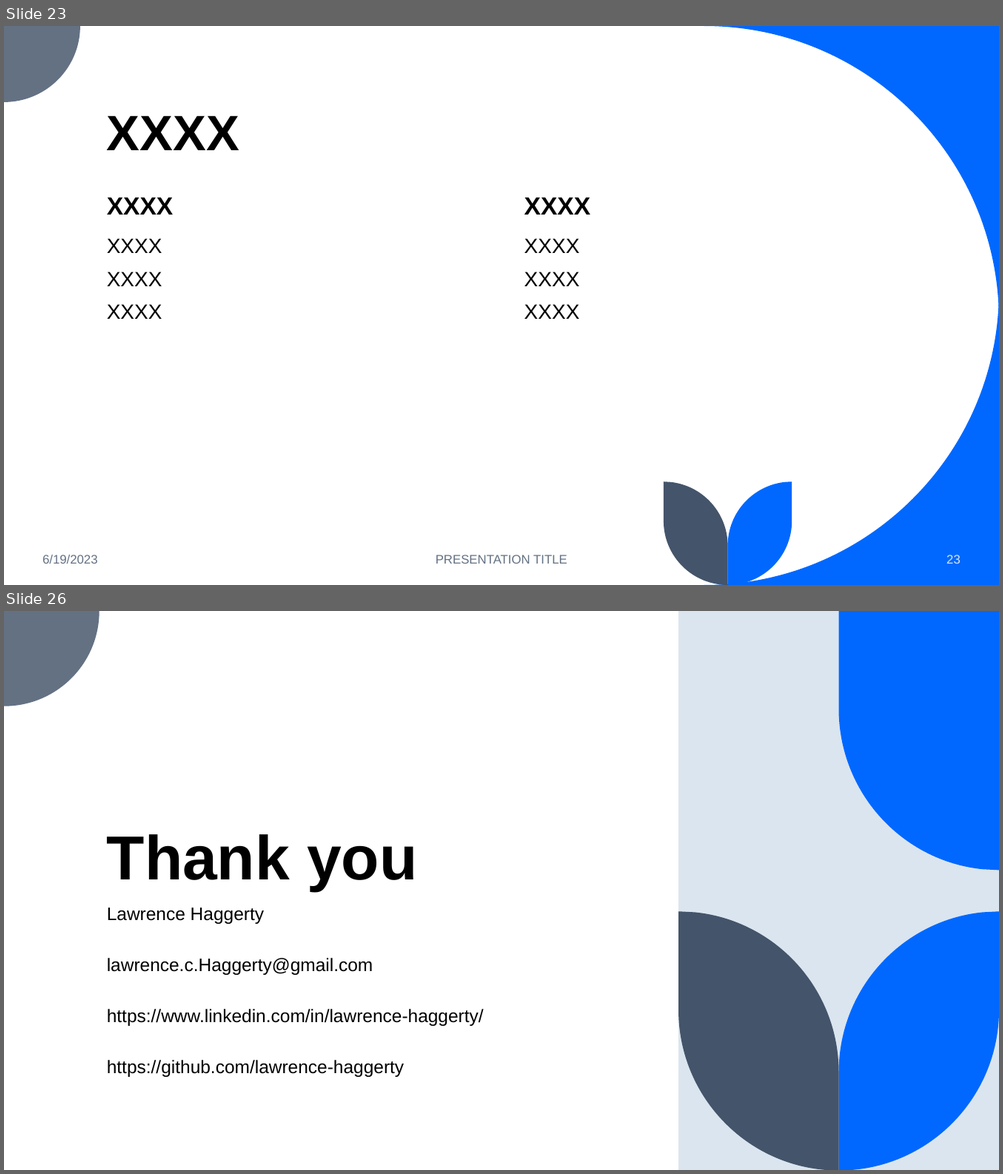
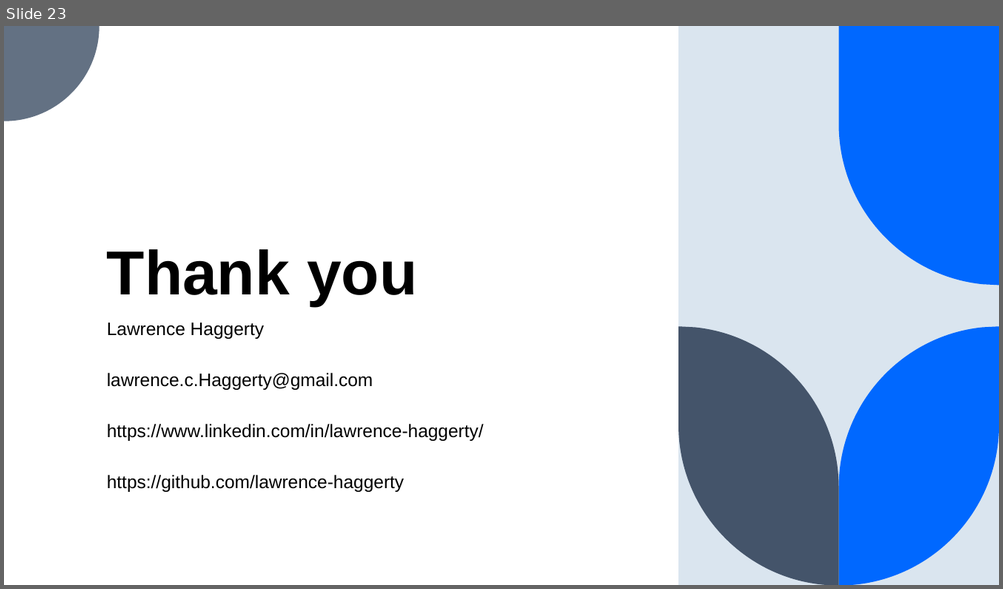
Before and after one commit to lawrence-haggerty/haggerty_energy_gdp_capstone, a slide deck: presentation/haggerty_energy_gdp_1.pptx. Shown one above the other, each under a label of ours: slides 23 and 26 before the commit, slide 23 after it; the slides between them are not shown. The pictures are 1003x1174 and 1003x589 pixels, drawn with LibreOffice and Linux fonts; fonts in the diff are those of the drawing. Boxes give left, top, right and bottom in pixels: in the first picture for what was removed or moved away, otherwise in the second. Text is boxed around its words. In the diff, an @@ line names an element or a change of style, - is before the commit and + after.

```diff
--- a/presentation/haggerty_energy_gdp_1.pptx
+++ b/presentation/haggerty_energy_gdp_1.pptx
@@ slide 23 removed at box(4, 26, 999, 585), background #FFFFFF @@
@@ freeform shape removed at box(4, 26, 80, 102) @@
@@ freeform shape removed at box(704, 26, 999, 321) @@
@@ title removed at box(107, 116, 239, 150) @@
-XXXX
@@ text removed at box(107, 198, 173, 215) @@
-XXXX
@@ text removed at box(524, 198, 591, 215) @@
-XXXX
@@ text removed at box(107, 238, 162, 319) @@
-XXXX
-XXXX
-XXXX
@@ text removed at box(524, 238, 580, 319) @@
-XXXX
-XXXX
-XXXX
@@ freeform shape removed at box(704, 291, 999, 585) @@
@@ freeform shape removed at box(664, 483, 728, 585) @@
@@ freeform shape removed at box(728, 483, 792, 585) @@
@@ text removed at box(42, 555, 98, 564) @@
-6/19/2023
@@ text removed at box(435, 555, 567, 564) @@
-PRESENTATION TITLE
@@ page number removed at box(946, 555, 960, 564) @@
-23
@@ what was slide 26 is now slide 23 @@
```
Also in this commit, not shown: 13 slides changed, 5 slides added, 38 other slides removed, 1 other file.
